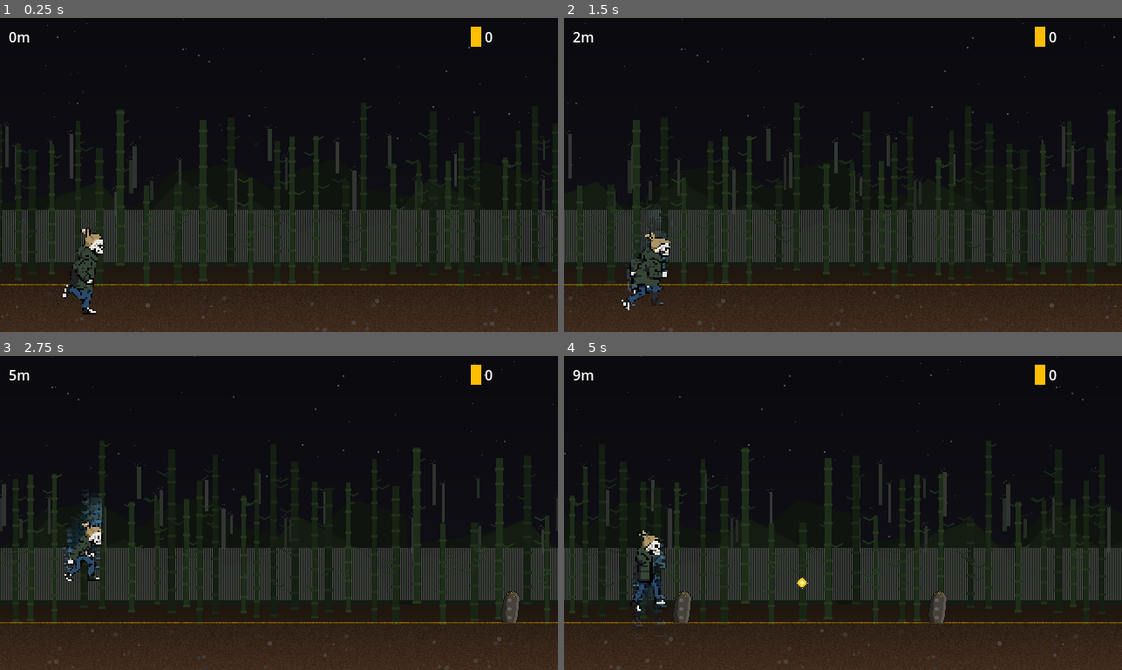
Above: before the commit, frames 1-4 (two rows, left to right).
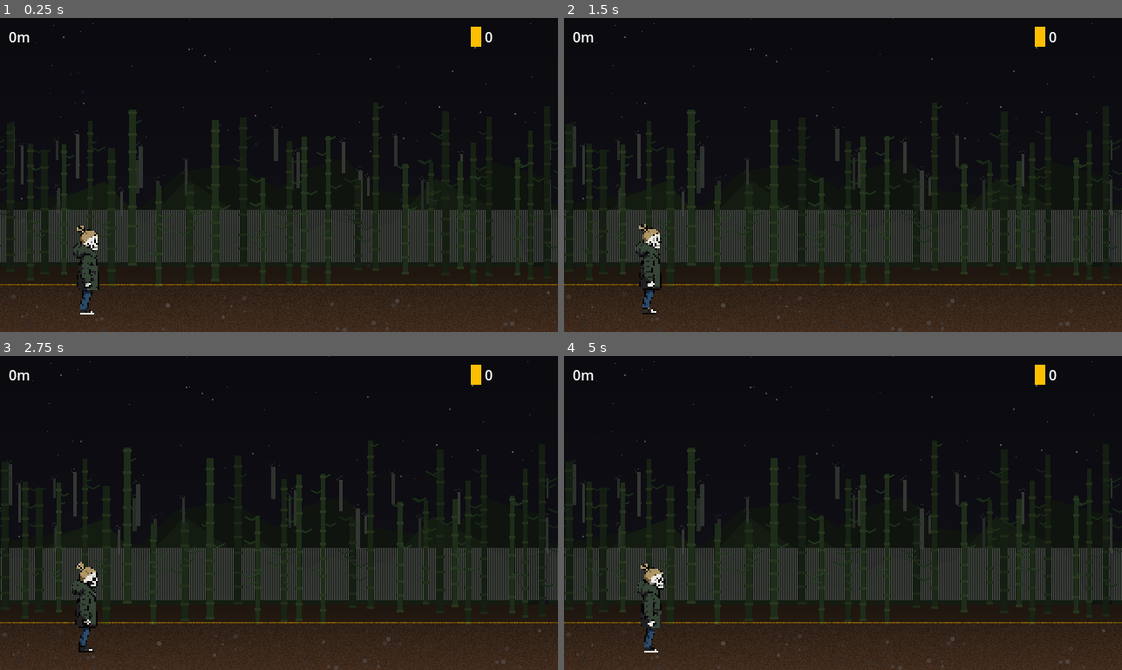
Above: after the commit, the same moments.

Repository: Everplay-Tech/shelley_site
Game: Godot game, scene res://scenes/main.tscn
Two runs of this game, one before a commit and one after it. Both use one fixed random seed, a clock stepped at 60 frames per second and the inputs below.
Inputs (mouse positions are in pixels of both pictures, inside the frame that each line leads up to):
- Up to frame 1 (0.25 s): no input
- Up to frame 2 (1.5 s): tap Enter (advance) at 0.5 s; move the mouse to (965, 159) at 0.52 s; hold Enter (advance) 0.53-1.25 s; click (965, 159) at 0.67 s; tap Space (jump) at 0.77, 1.07 s; tap Down (slide) at 0.8 s; drag from (731, 190) to (815, 237) at 1.27 s
- Up to frame 3 (2.75 s): move the mouse to (334, 443) at 2.02 s; hold Space (jump) from 2.03 s (still down); click (334, 443) at 2.17 s; tap Enter (advance) at 2.3 s
- Up to frame 4 (5 s): release Space (jump) at 2.75 s; drag from (815, 575) to (675, 465) at 2.77 s; move the mouse to (1010, 560) at 3.52 s; hold Down (slide) 3.53-4.25 s; click (1010, 560) at 3.67 s; tap Space (jump) at 3.77, 3.8, 4.07 s; drag from (675, 465) to (932, 582) at 4.27 s

The runs differ from the first frame. In frame 1, 20% of the frame differs, in the area x 0-100%, y 0-100%; in frame 2, 20%; in frame 3, 12%; in frame 4, 20%.

Commit message:
feat: welcome screen, controls screen, Game Boy mobile overlay
Welcome → Controls → Play flow with state machine in page.tsx.
Godot starts frozen (idle Po, no scrolling), waits for website "start"
command. Mobile gets Game Boy-style virtual buttons (slide + A/jump).
Fixes web_bridge _godotCommands init race condition.

Co-Authored-By: Claude Opus 4.6 <noreply@anthropic.com>

Diff:
--- a/godot/po_runner/scripts/main.gd
+++ b/godot/po_runner/scripts/main.gd
@@ -8,6 +8,7 @@
 var score := 0
 var game_speed := 200.0
 var state_timer := 0.0
+var game_started := false
 const STATE_REPORT_INTERVAL := 2.0
 
 # ============================================================
@@ -54,6 +55,12 @@
 	enemy_spawner.enemy_spawned.connect(_on_enemy_spawned)
 	enemy_spawner.obstacle_spawner_ref = obstacle_spawner
 
+	# Start frozen — waiting for website "start" command
+	ground.pause()
+	obstacle_spawner.pause_spawning()
+	pick_spawner.pause_spawning()
+	enemy_spawner.pause_spawning()
+
 	# Tell the website we're ready
 	web_bridge.send_game_ready()
 
@@ -61,8 +68,11 @@
 	_create_spirit_system()
 
 func _process(delta: float) -> void:
-	# Spirits always breathe — they don't stop for narrative or stumble
+	# Spirits always breathe — ambiance even on welcome screen
 	_update_spirits(delta)
+
+	if not game_started:
+		return
 
 	if narrative.is_active or po.is_stumbling:
 		return
@@ -121,11 +131,30 @@
 func _on_host_command(command: String, _data: Dictionary) -> void:
 	match command:
 		"start":
-			pass  # Game starts automatically
+			if not game_started:
+				game_started = true
+				po.start_running()
+				ground.resume()
+				obstacle_spawner.resume_spawning()
+				pick_spawner.resume_spawning()
+				enemy_spawner.resume_spawning()
 		"pause":
 			get_tree().paused = true
 		"resume":
 			get_tree().paused = false
+		# Virtual input from mobile gameboy controls
+		"jump_press":
+			Input.action_press("jump")
+		"jump_release":
+			Input.action_release("jump")
+		"slide_press":
+			Input.action_press("slide")
+		"slide_release":
+			Input.action_release("slide")
+		"advance_press":
+			Input.action_press("advance")
+		"advance_release":
+			Input.action_release("advance")
 
 func _on_enemy_spawned(enemy: Area2D) -> void:
 	enemy.enemy_defeated.connect(_on_enemy_defeated)
--- a/godot/po_runner/scripts/po.gd
+++ b/godot/po_runner/scripts/po.gd
@@ -42,7 +42,8 @@
 var is_stumbling := false
 var is_narrative_paused := false
 var jumps_remaining := 2
-var current_action := "Running"
+var current_action := "Idle"
+var game_started := false
 
 # --- Internal timers ---
 var coyote_timer := 0.0
@@ -64,10 +65,17 @@
 
 func _ready() -> void:
 	stumble_timer.timeout.connect(_on_stumble_recover)
+	sprite.play("idle")
+
+func start_running() -> void:
+	game_started = true
 	sprite.play("run")
+	current_action = "Running"
 
 # --- Touch Input ---
 func _input(event: InputEvent) -> void:
+	if not game_started:
+		return
 	if event is InputEventScreenTouch:
 		if event.pressed:
 			_touch_start_pos = event.position
@@ -89,6 +97,8 @@
 			get_viewport().set_input_as_handled()
 
 func _physics_process(delta: float) -> void:
+	if not game_started:
+		return
 	if is_narrative_paused or is_stumbling:
 		return
 
--- a/godot/po_runner/scripts/web_bridge.gd
+++ b/godot/po_runner/scripts/web_bridge.gd
@@ -15,7 +15,7 @@
 					window._godotCommands.push(JSON.stringify(e.data));
 				}
 			});
-			window._godotCommands = [];
+			window._godotCommands = window._godotCommands || [];
 		""")
 
 func _process(_delta: float) -> void:
Not shown, changed: web/public/games/po_runner/index.html
Not shown, changed: web/public/games/po_runner/index.pck
Not shown, changed: web/src/app/page.tsx
Not shown, added: web/src/components/GameBoyControls.tsx
Not shown, changed: web/src/lib/godot-messages.ts
